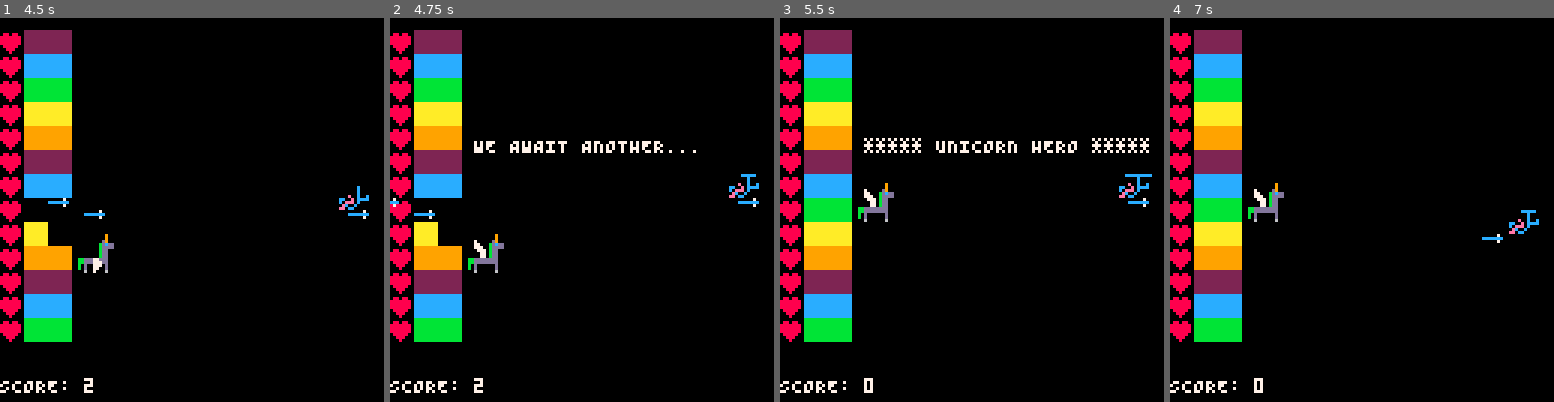
Above: before the commit, frames 1-4 (left to right).
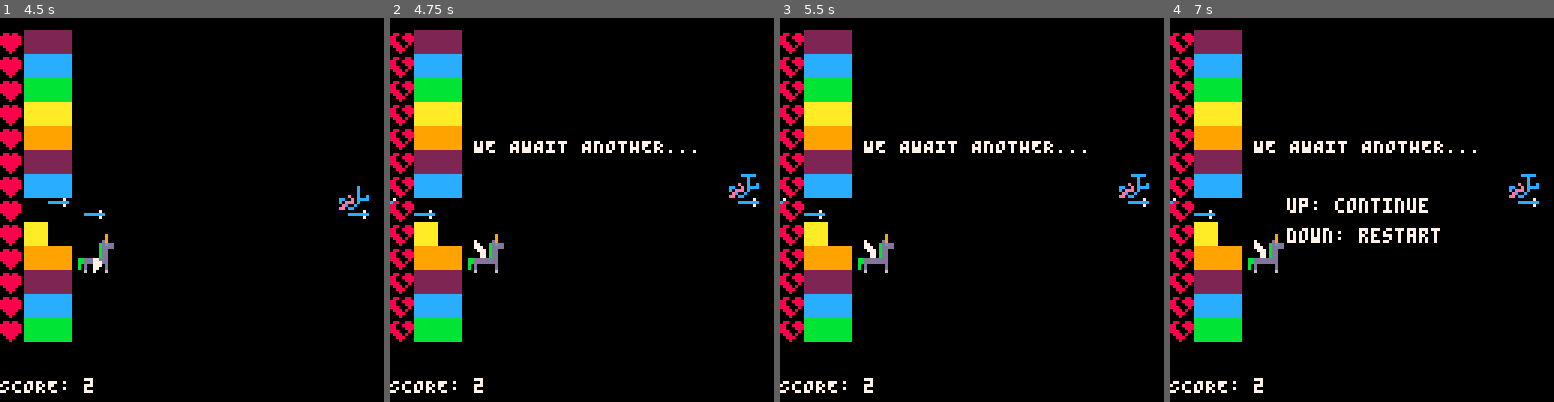
Above: after the commit, the same moments.

Repository: jerrybookbenson/pico8-games
Game: PICO-8 cartridge unicorn-hero.p8
The game is run twice, just before and just after one commit, with the same random seed, the same clock (stepped at 60 frames per second) and the same inputs.
Inputs:
- Up to frame 1 (4.5 s): tap X (X key) at 0.33, 1.07, 1.85, 2.97, 4.08 s; tap O (Z key) at 0.7, 1.7, 2.1, 2.5, 2.9, 3.3, 3.7, 4.1 s; hold Up 2.15-2.42 s; hold Down 3.63-3.97 s
- Up to frame 2 (4.75 s): tap O (Z key) at 4.5 s; hold Up from 4.73 s (still down)
- Up to frame 3 (5.5 s): tap O (Z key) at 4.9, 5.3 s; release Up at 5.03 s; tap X (X key) at 5.2 s
- Up to frame 4 (7 s): tap O (Z key) every 0.4 s from 5.7 to 6.9 s; hold Down 5.73-6.03 s; tap X (X key) at 6.32 s

Frame 1 is identical in both runs. In frame 2, 1.0% of the frame differs, in the area x 0-7%, y 3-83%; in frame 3, 4.2%; in frame 4, 5.5%, in the area x 0-97%, y 3-97%.

Commit message:
finished restart at same level or restart entirely choice

Diff:
--- a/unicorn-hero.p8
+++ b/unicorn-hero.p8
@@ -21,7 +21,9 @@
     uni_jump = 2
     missile_speed = .5
     score = 0
+    saved_score = 0
     level = 0
+    level_score = 100
     pause_counter = 0
 end
 
@@ -103,46 +105,31 @@
 function _update()
     if (not game_over) then
         if (level == 0) then
-            actors = {}
-            make_unicorn()
+            pause()
             make_helicopter()
-            make_rainbow_wall()
-            pause()
-        elseif (level == 1 and score < 100) then
+        elseif (level == 1 and score < saved_score + level_score) then
             move_unicorn()
             move_helicopter(10)
         elseif (level == 1) then
-            actors = {}
-            make_unicorn()
-            make_rainbow_wall()
             pause()
-        elseif (level == 2 and score < 200) then
+        elseif (level == 2 and score < saved_score + level_score) then
             move_unicorn()
             move_monsters(.1, 30)
         elseif (level == 2) then
-            actors = {}
-            make_unicorn()
+            pause()
             make_helicopter()
-            make_rainbow_wall()
-            pause()
-        elseif (level == 3 and score < 300) then
+        elseif (level == 3 and score < saved_score + level_score) then
             move_unicorn()
             move_helicopter2(10)
-        elseif (level ==3 ) then
-            actors = {}
-            make_unicorn()
-            make_rainbow_wall()
+        elseif (level == 3) then
             pause()
-        elseif (level == 4 and score < 400) then
+        elseif (level == 4 and score < saved_score + level_score) then
             move_unicorn()
             move_monsters(.3, 20)
-        elseif (level == 4 ) then
-            actors = {}
-            make_unicorn()
+        elseif (level == 4) then
+            pause()
             make_helicopter()
-            make_rainbow_wall()
-            pause()
-        elseif (level == 5 and score < 500) then
+        elseif (level == 5 and score < saved_score + level_score) then
             move_unicorn()
             move_monsters(.05, 30)
             move_helicopter2(20)
@@ -159,7 +146,11 @@
     if (pause_counter == 50) then
         pause_counter = 0
         level = level + 1
-    end
+        saved_score = score
+    end
+    actors = {}
+    make_unicorn()
+    make_rainbow_wall()
 end
 
 function move_monsters(speed, spawn)
@@ -397,14 +388,12 @@
   foreach(actors,draw_actor)
   print ("SCORE: "..score.." ", 0, 120, 7)
   if (game_over) then
-    check_restart()
+    game_over_counter = game_over_counter + 1
     if (won) then
         print ("OUR UNICORN HERO!",40, 40, 7)
     else
         print ("WE AWAIT ANOTHER...",28, 40, 7)
-    end
-    game_over_counter = game_over_counter + 1
-    if (game_over_counter == 20 and not won) then
+
         for actor in all(actors) do
             if (actor.spr == 186) then
                 del(actors, actor)
@@ -424,6 +413,11 @@
         make_actor(.5,12,170)
         make_actor(.5,13,170)
     end
+    if (game_over_counter > 50) then
+        print (" up: continue", 35, 60, 7)
+        print (" down: restart", 35, 70, 7)
+        check_restart()
+    end
 
     elseif (pause_counter > 0) then
         if (level == 0) then
@@ -441,7 +435,12 @@
 end
 
 function check_restart()
-    if (btn(5,0)) then
+    if (btn(2)) then
+        local saved_level = level
+        _init()
+        level = saved_level - 1
+        saved_score = -level_score
+    elseif (btn(3)) then
         _init()
     end
 end
